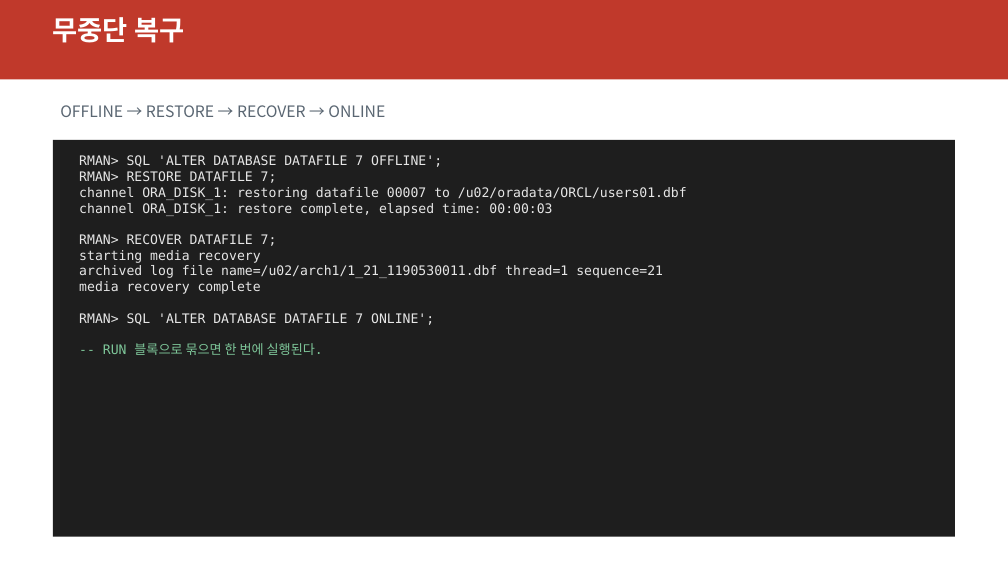
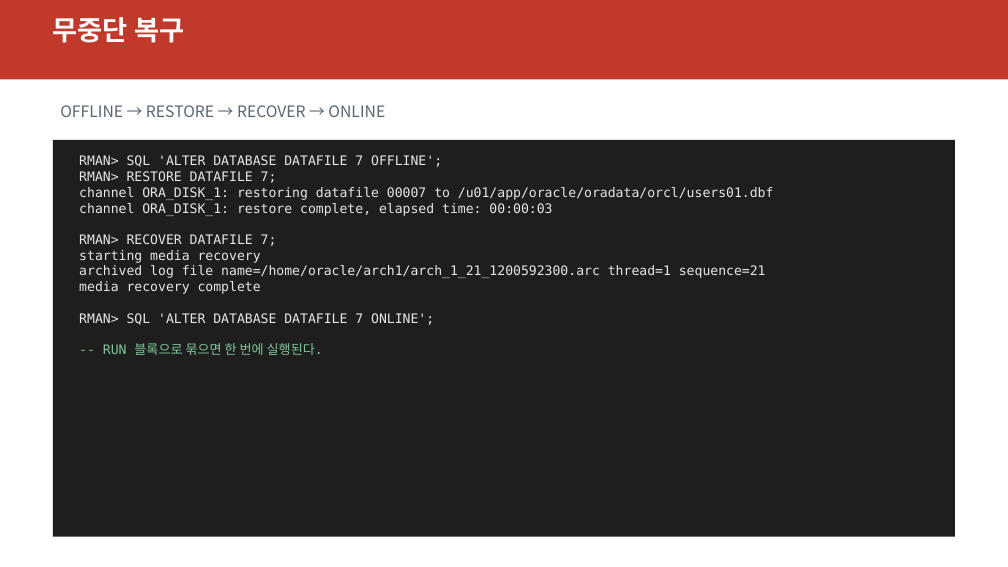
Before and after one commit to elpisk/OracleManual, a slide deck: slide 10 of BACKUP&RECOVERY/15장/15장_RMAN_복구_시나리오.pptx. Drawn at 1008x567 pixels with LibreOffice and Linux fonts; fonts in the diff are those of the drawing. Boxes give left, top, right and bottom in pixels: in the first picture for what was removed or moved away, otherwise in the second. Text is boxed around its words. In the diff, an @@ line names an element or a change of style, - is before the commit and + after.

```diff
--- a/BACKUP&RECOVERY/15장/15장_RMAN_복구_시나리오.pptx
+++ b/BACKUP&RECOVERY/15장/15장_RMAN_복구_시나리오.pptx
@@ text at (x1=79, y1=187, x2=774, y2=200): text changed @@
-channel ORA_DISK_1: restoring datafile 00007 to /u02/oradata/ORCL/users01.dbf
+channel ORA_DISK_1: restoring datafile 00007 to /u01/app/oracle/oradata/orcl/users01.dbf
@@ text at (x1=79, y1=265, x2=766, y2=278): text changed @@
-archived log file name=/u02/arch1/1_21_1190530011.dbf thread=1 sequence=21
+archived log file name=/home/oracle/arch1/arch_1_21_1200592300.arc thread=1 sequence=21
```
Also in this commit, not shown: 2 other slides changed, 55 other files.
